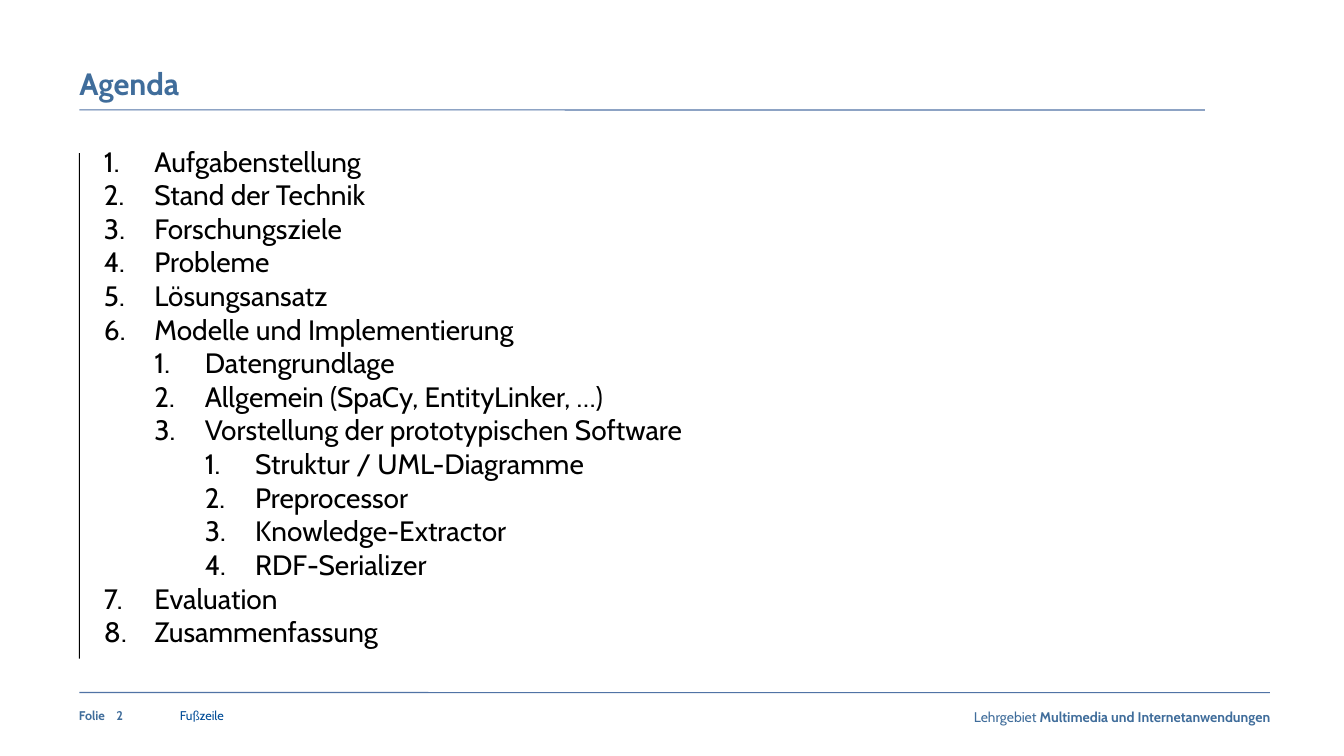
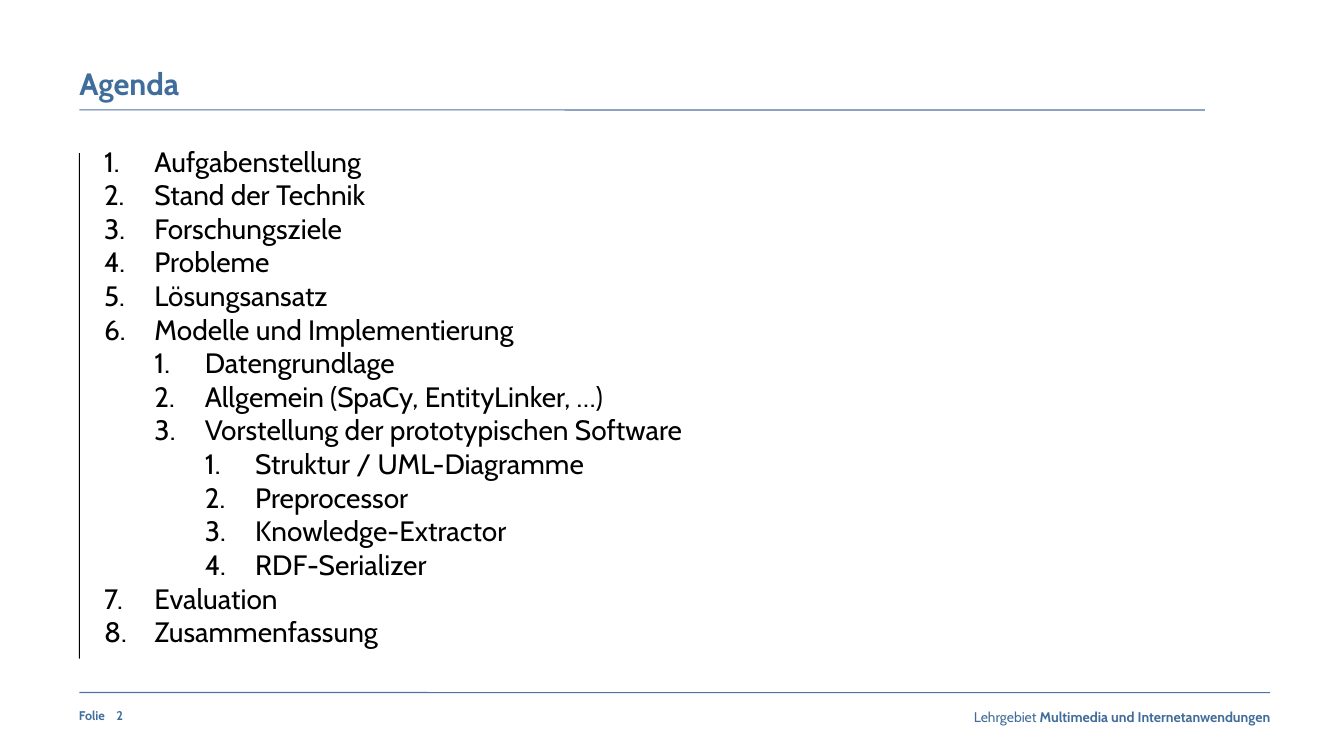
Before and after one commit to claraja/NLP_63458_WS22, a slide deck: slide 2 of Praesentation/Praesentation_Fachpraktikum_MedExtractor_Gruppe5.pptx. Drawn at 1344x756 pixels with LibreOffice and Linux fonts; fonts in the diff are those of the drawing; background and template pictures are left out. Boxes give left, top, right and bottom in pixels: in the first picture for what was removed or moved away, otherwise in the second. Text is boxed around its words. In the diff, an @@ line names an element or a change of style, - is before the commit and + after.

```diff
--- a/Praesentation/Praesentation_Fachpraktikum_MedExtractor_Gruppe5.pptx
+++ b/Praesentation/Praesentation_Fachpraktikum_MedExtractor_Gruppe5.pptx
@@ text removed at [180,710,224,722] @@
-Fußzeile
```
Also in this commit, not shown: 23 other slides changed, 1 slide added, 1 slide removed.
